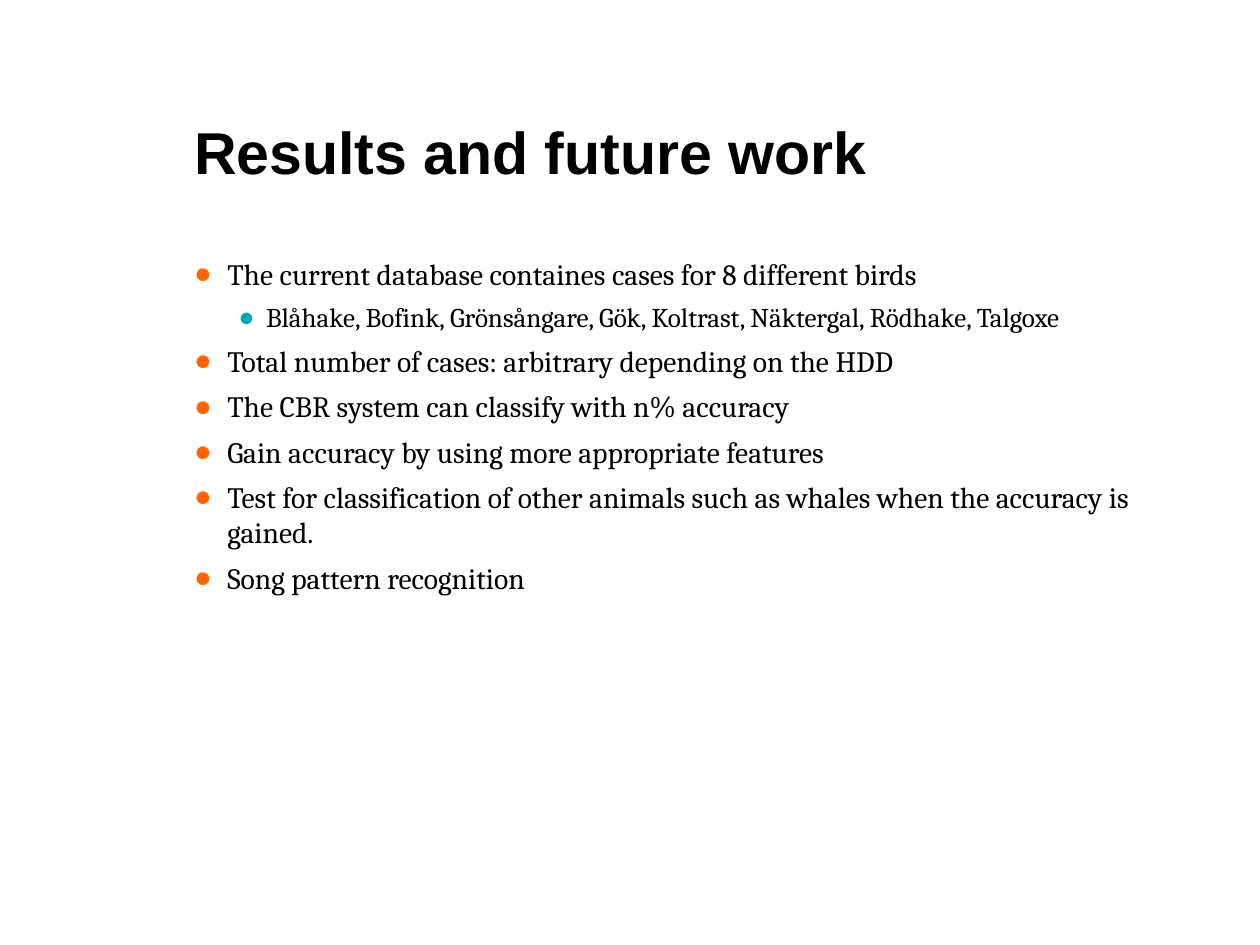
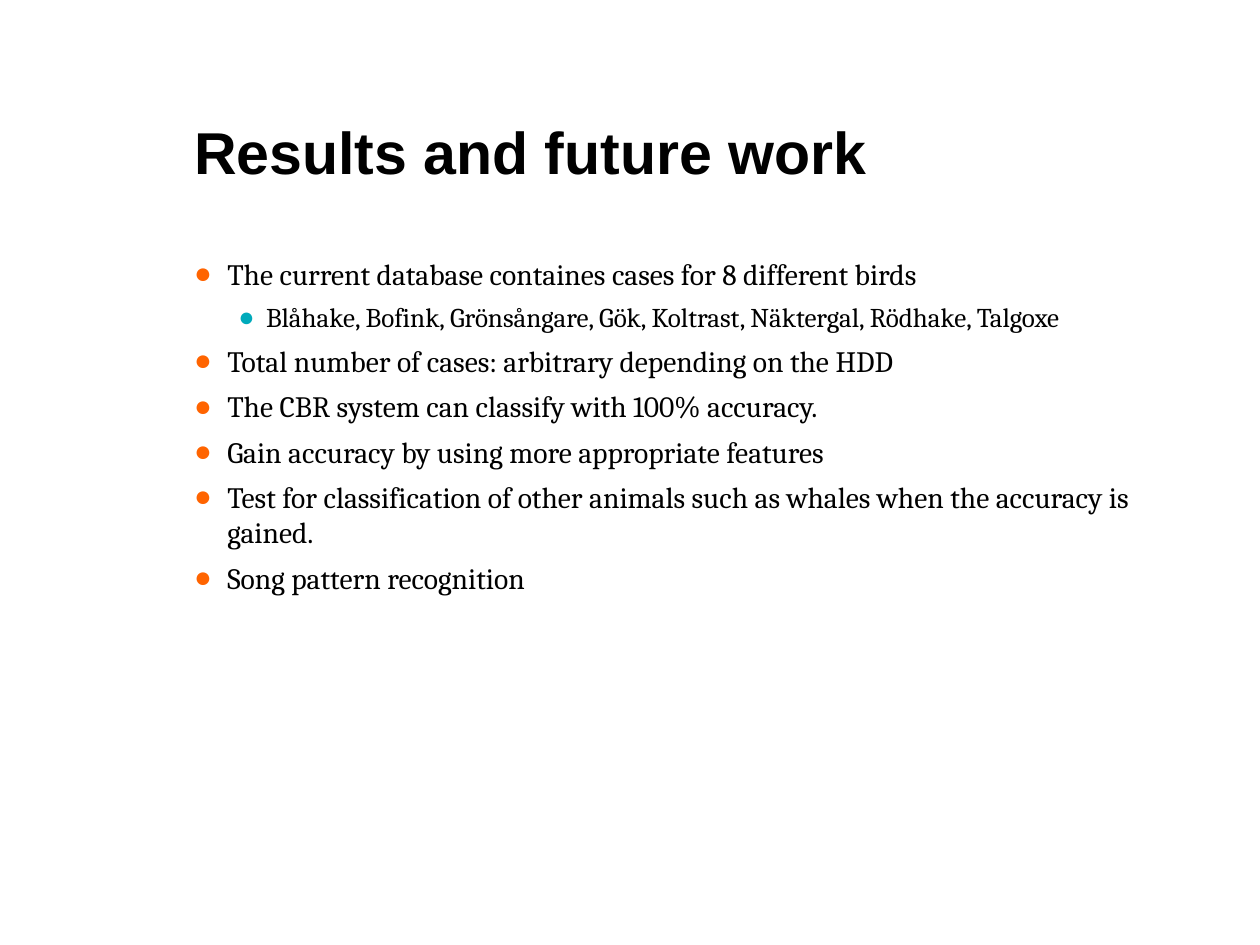
Before and after one commit to ada/case-based-reasoning, a slide deck: slide 13 of report/presentation.pptx (slide 8 before the commit). Drawn at 1260x945 pixels with LibreOffice and Linux fonts; fonts in the diff are those of the drawing; background and template pictures are left out. Boxes give left, top, right and bottom in pixels: in the first picture for what was removed or moved away, otherwise in the second. Text is boxed around its words. In the diff, an @@ line names an element or a change of style, - is before the commit and + after.

Commit message:
new

```diff
--- a/report/presentation.pptx
+++ b/report/presentation.pptx
@@ text at [227, 396, 817, 424]: text changed @@
-● The CBR system can classify with n% accuracy
+● The CBR system can classify with 100% accuracy.
```
Also in this commit, not shown: 6 slides added.
